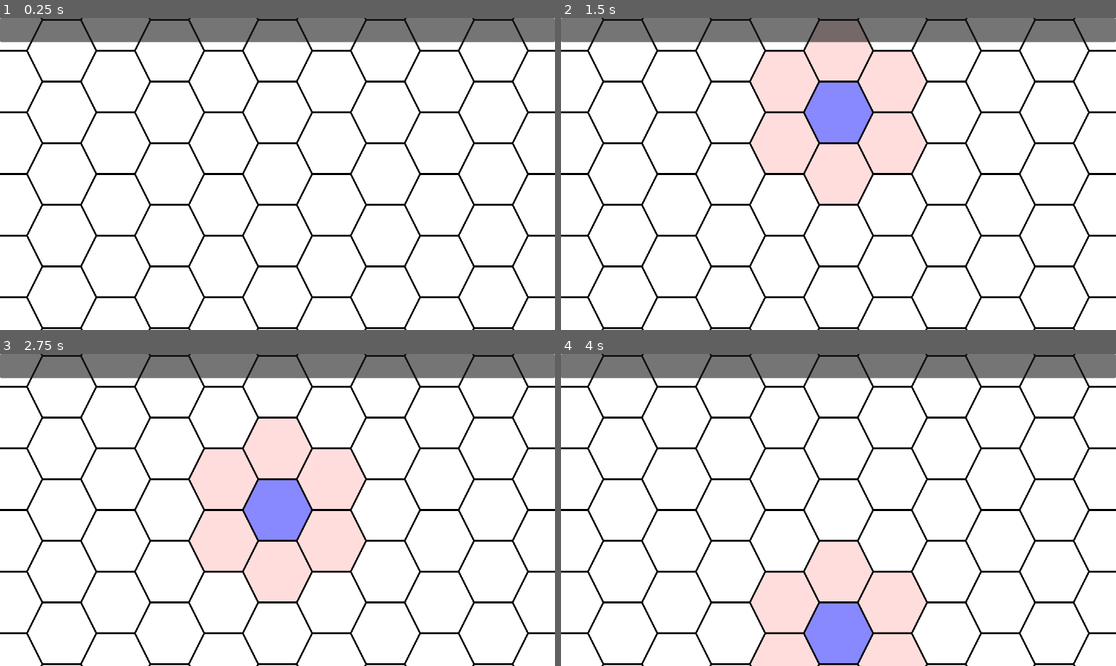
Above: before the commit, frames 1-4 (two rows, left to right).
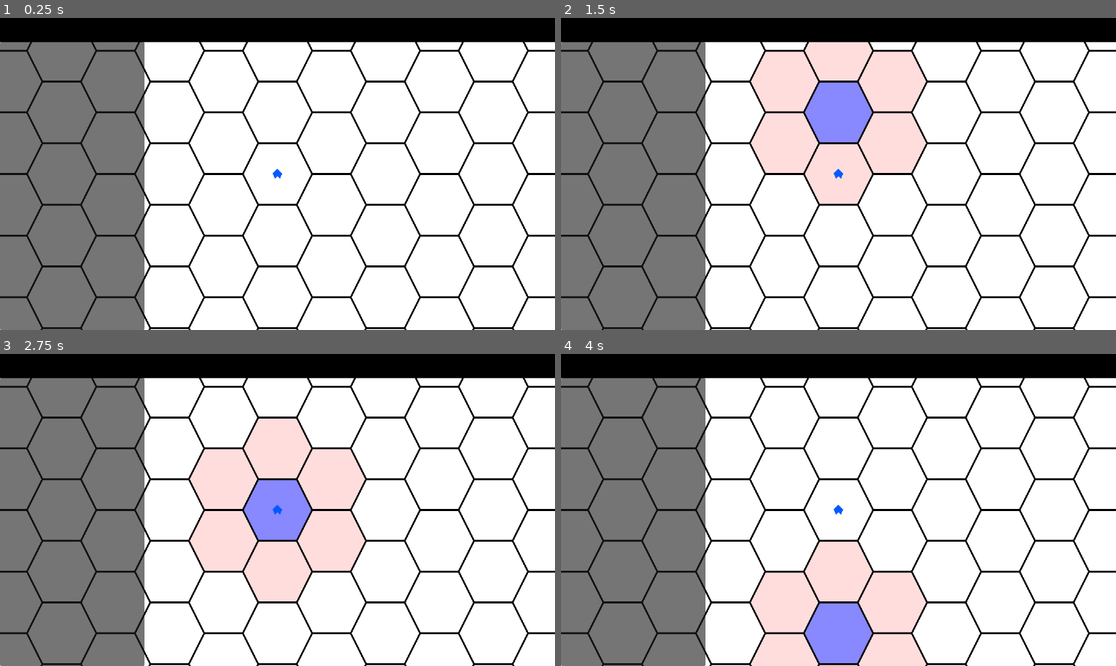
Above: after the commit, the same moments.

Repository: Drakosam/game_1
Game: Godot game, scene res://main_game_loop.tscn
Same seed, same stepped clock (60 frames per second), same inputs: the game is played once before the commit and once after it.
Inputs (mouse positions are in pixels of both pictures, inside the frame that each line leads up to):
- Up to frame 1 (0.25 s): no input
- Up to frame 2 (1.5 s): tap Enter at 0.5 s; move the mouse to (838, 49) at 0.52 s; click (838, 49) at 0.67 s; tap Space at 1.25 s; move the mouse to (838, 111) at 1.27 s; click (838, 111) at 1.42 s
- Up to frame 3 (2.75 s): tap Enter at 2 s; move the mouse to (277, 510) at 2.02 s; click (277, 510) at 2.17 s
- Up to frame 4 (4 s): tap Space at 2.75 s; move the mouse to (838, 572) at 2.77 s; click (838, 572) at 2.92 s; tap Enter at 3.5 s; move the mouse to (838, 634) at 3.52 s; click (838, 634) at 3.67 s

The runs differ from the first frame. In frame 1, 30% of the frame differs, in the area x 0-100%, y 0-100%; in frame 2, 30%; in frame 3, 30%; in frame 4, 30%.

Commit message:
-agent backend and place agent in world

Diff:
--- a/Actors/actor.gd
+++ b/Actors/actor.gd
@@ -2,6 +2,7 @@
 
 var role = 'actor'
 var core = 'actor_core'
+var tile_posytions = ''
 
 func _ready():
 	pass # Replace with function body.
--- /dev/null
+++ b/Backend/agent_backend.gd
@@ -0,0 +1,32 @@
+extends Node2D
+
+
+var AgentClass = preload("res://Actors/agent.tscn")
+
+signal update_agent_locations(agent_locations)
+
+func _ready():
+	pass
+
+
+func add_agent(agent_seed=null):
+	if agent_seed == null:
+		agent_seed = {}
+	var new_agent = AgentClass.instantiate()
+	add_child(new_agent)
+
+	if 'location' in agent_seed:
+		new_agent.tile_posytions = agent_seed['location']
+
+	if 'name' in agent_seed:
+		new_agent.name = agent_seed['name']
+
+	update_agent_posytion()
+
+
+func update_agent_posytion():
+	var agent_locations = []
+	for agent in get_children():
+		agent_locations.append(agent.tile_posytions)
+
+	emit_signal('update_agent_locations', agent_locations)
--- /dev/null
+++ b/Backend/agent_backend.tscn
@@ -0,0 +1,6 @@
+[gd_scene load_steps=2 format=3 uid="uid://bkvqc87m2xabn"]
+
+[ext_resource type="Script" path="res://Backend/agent_backend.gd" id="1_khong"]
+
+[node name="AgentBackend" type="Node2D"]
+script = ExtResource("1_khong")
--- /dev/null
+++ b/Backend/game_core.gd
@@ -0,0 +1,11 @@
+extends Node2D
+
+
+# Called when the node enters the scene tree for the first time.
+func _ready():
+	pass # Replace with function body.
+
+
+# Called every frame. 'delta' is the elapsed time since the previous frame.
+func _process(delta):
+	pass
--- a/Backend/game_core.tscn
+++ b/Backend/game_core.tscn
@@ -1,3 +1,6 @@
-[gd_scene format=3 uid="uid://bs5gxwsh0kkjn"]
+[gd_scene load_steps=2 format=3 uid="uid://bs5gxwsh0kkjn"]
+
+[ext_resource type="Script" path="res://Backend/game_core.gd" id="1_xikib"]
 
 [node name="GameCore" type="Node2D"]
+script = ExtResource("1_xikib")
--- /dev/null
+++ b/Backend/tile_backend.gd
@@ -0,0 +1,19 @@
+extends Node2D
+
+var tile_list = []
+
+func _ready():
+	pass
+
+
+func register_tile(tile):
+	tile_list.append(tile)
+
+
+func update_agent_posytions(agent_posytions):
+	for tile in tile_list:
+		if tile.name in agent_posytions:
+			tile.agent_in_region = true
+			print('agent in ', tile.name)
+		else:
+			tile.agent_in_region = false
--- /dev/null
+++ b/Backend/tile_backend.tscn
@@ -0,0 +1,6 @@
+[gd_scene load_steps=2 format=3 uid="uid://b5nsgnnmye12k"]
+
+[ext_resource type="Script" path="res://Backend/tile_backend.gd" id="1_qaa8m"]
+
+[node name="TileBackend" type="Node2D"]
+script = ExtResource("1_qaa8m")
--- /dev/null
+++ b/Interface/agent_panel.gd
@@ -0,0 +1,14 @@
+extends Panel
+
+signal view_is_blocked(status)
+
+func _ready():
+	pass
+
+
+func _on_scroll_container_mouse_entered():
+	emit_signal('view_is_blocked',true)
+
+
+func _on_scroll_container_mouse_exited():
+	emit_signal('view_is_blocked',false)
--- /dev/null
+++ b/Interface/agent_panel.tscn
@@ -0,0 +1,27 @@
+[gd_scene load_steps=2 format=3 uid="uid://67gvgut6iuqe"]
+
+[ext_resource type="Script" path="res://Interface/agent_panel.gd" id="1_nxdh4"]
+
+[node name="AgentPanel" type="Panel"]
+anchors_preset = 9
+anchor_bottom = 1.0
+offset_right = 300.0
+grow_vertical = 2
+script = ExtResource("1_nxdh4")
+
+[node name="ScrollContainer" type="ScrollContainer" parent="."]
+layout_mode = 1
+anchors_preset = 15
+anchor_right = 1.0
+anchor_bottom = 1.0
+grow_horizontal = 2
+grow_vertical = 2
+
+[node name="GridContainer" type="GridContainer" parent="ScrollContainer"]
+layout_mode = 2
+size_flags_horizontal = 3
+size_flags_vertical = 3
+columns = 2
+
+[connection signal="mouse_entered" from="ScrollContainer" to="." method="_on_scroll_container_mouse_entered"]
+[connection signal="mouse_exited" from="ScrollContainer" to="." method="_on_scroll_container_mouse_exited"]
--- /dev/null
+++ b/Interface/icons/agent_icone.tscn
@@ -0,0 +1,7 @@
+[gd_scene format=3 uid="uid://34hcuj10jbti"]
+
+[node name="AgentIcone" type="Node2D"]
+
+[node name="Polygon2D" type="Polygon2D" parent="."]
+color = Color(0, 0.356863, 1, 1)
+polygon = PackedVector2Array(-10, 0, -5, 11, 0, 5, 5, 11, 10, 0, 0, -10)
--- /dev/null
+++ b/Interface/top_panel.gd
@@ -0,0 +1,14 @@
+extends Panel
+
+signal view_is_blocked(status)
+
+func _ready():
+	pass
+
+
+func _mouse_entered():
+	emit_signal('view_is_blocked',true)
+
+
+func _mouse_exited():
+	emit_signal('view_is_blocked',false)
--- a/Interface/top_panel.tscn
+++ b/Interface/top_panel.tscn
@@ -1,7 +1,25 @@
-[gd_scene format=3 uid="uid://f1a2s13oeo64"]
+[gd_scene load_steps=3 format=3 uid="uid://f1a2s13oeo64"]
+
+[ext_resource type="Script" path="res://Interface/top_panel.gd" id="1_35njj"]
+
+[sub_resource type="StyleBoxFlat" id="StyleBoxFlat_03mbx"]
+bg_color = Color(0, 0, 0, 1)
 
 [node name="TopPanel" type="Panel"]
 anchors_preset = 10
 anchor_right = 1.0
 offset_bottom = 50.0
 grow_horizontal = 2
+theme_override_styles/panel = SubResource("StyleBoxFlat_03mbx")
+script = ExtResource("1_35njj")
+
+[node name="HBoxContainer" type="HBoxContainer" parent="."]
+layout_mode = 1
+anchors_preset = 15
+anchor_right = 1.0
+anchor_bottom = 1.0
+grow_horizontal = 2
+grow_vertical = 2
+
+[connection signal="mouse_entered" from="HBoxContainer" to="." method="_mouse_entered"]
+[connection signal="mouse_exited" from="HBoxContainer" to="." method="_mouse_exited"]
--- a/World/world_level.gd
+++ b/World/world_level.gd
@@ -2,8 +2,15 @@
 
 var Tile = preload("res://World/world_tile.tscn")
 
+signal registerTile(tile)
+
 func _ready():
 	pass
+
+
+func view_is_bloced(status):
+	for child in get_children():
+		child.view_is_bloced(status)
 
 
 func set_level_with_size(level_size):
@@ -19,8 +26,8 @@
 
 			if ii < level_size:
 				break
-			draw_hex_line(ii, (hex_d-16)*(i+1), -hex_d/2*ii+hex_d/2, str(name)+'_LR'+str(i)+"_")
-			draw_hex_line(ii, (-hex_d+16)*(i+1), -hex_d/2*ii+hex_d/2, str(name)+'_LL'+str(i)+"_")
+			draw_hex_line(ii, (hex_d-16)*(i+1), int(-float(hex_d)/2*ii+float(hex_d)/2), str(name)+'_LR'+str(i)+"_")
+			draw_hex_line(ii, (-hex_d+16)*(i+1), int(-float(hex_d)/2*ii+float(hex_d)/2), str(name)+'_LL'+str(i)+"_")
 
 
 func _picked_hex_proc(hex_name, pick_position):
@@ -41,3 +48,5 @@
 	add_child(new_tile)
 	new_tile.connect('picked_hex',_picked_hex_proc)
 	new_tile.set_my_name(tile_name)
+
+	emit_signal('registerTile', new_tile)
--- a/World/world_map.gd
+++ b/World/world_map.gd
@@ -1,6 +1,9 @@
 extends Node2D
 
 var show_lvl = 4
+var list_level = []
+
+signal registerTile(tile)
 
 func _ready():
 	$CloudLevel.set_level_with_size(3)
@@ -11,6 +14,13 @@
 	$DeapUndergroundLvel.set_level_with_size(4)
 	$UnderCitysLevel.set_level_with_size(4)
 
+	list_level = [$CloudLevel,$TopLevel,$CommerceLevel,$BaseLevel,
+	$UndergroundLevel,$DeapUndergroundLvel,$UnderCitysLevel]
+
+
+func view_is_bloced(status):
+	for item in list_level:
+		item.view_is_bloced(status)
 
 func _input(event):
 	if (event is InputEventKey) and Input.is_key_pressed(KEY_KP_ADD) :
@@ -27,12 +37,13 @@
 	elif show_lvl > 7 :
 		show_lvl = 7
 
-	var list_level = [$CloudLevel,$TopLevel,$CommerceLevel,$BaseLevel,
-	$UndergroundLevel,$DeapUndergroundLvel,$UnderCitysLevel]
-
 	for i in range(1,8):
 		if i == show_lvl:
 			list_level[i-1].visible = true
 			print(list_level[i-1].name)
 		else:
 			list_level[i-1].visible = false
+
+
+func _registerTile(tile):
+	emit_signal('registerTile',tile)
--- a/World/world_map.tscn
+++ b/World/world_map.tscn
@@ -25,3 +25,11 @@
 
 [node name="UnderCitysLevel" parent="." instance=ExtResource("2_r0rki")]
 visible = false
+
+[connection signal="registerTile" from="CloudLevel" to="." method="_registerTile"]
+[connection signal="registerTile" from="TopLevel" to="." method="_registerTile"]
+[connection signal="registerTile" from="CommerceLevel" to="." method="_registerTile"]
+[connection signal="registerTile" from="BaseLevel" to="." method="_registerTile"]
+[connection signal="registerTile" from="UndergroundLevel" to="." method="_registerTile"]
+[connection signal="registerTile" from="DeapUndergroundLvel" to="." method="_registerTile"]
+[connection signal="registerTile" from="UnderCitysLevel" to="." method="_registerTile"]
--- a/World/world_tile.gd
+++ b/World/world_tile.gd
@@ -3,7 +3,9 @@
 var focus = false
 var picked = false
 var picked_neighborhood = false
-var my_name = ''
+var view_is_blocked = false
+
+var agent_in_region = false
 
 var rng = RandomNumberGenerator.new()
 
@@ -11,6 +13,7 @@
 
 func _ready():
 	pass
+
 
 func _on_area_2d_mouse_entered():
 	focus = true
@@ -21,13 +24,14 @@
 
 
 func _input(event):
-	if focus:
+	if focus and not view_is_blocked:
 		if (event is InputEventMouseButton) and Input.is_mouse_button_pressed(MOUSE_BUTTON_LEFT) :
-			emit_signal("picked_hex", my_name, position)
+			emit_signal("picked_hex", name, position)
+			print('region picked :: ', name)
 
 
 func hex_has_ben_picked(hex_name, pick_position):
-	if hex_name == my_name:
+	if hex_name == name:
 		picked = true
 	else :
 		picked = false
@@ -38,12 +42,13 @@
 		picked_neighborhood = false
 
 
-func _process(delta):
-	if picked and focus:
+func _process(_delta):
+
+	if picked and focus and not view_is_blocked:
 		$TileFront.color = Color('#8888ff')
-	elif picked_neighborhood and focus:
+	elif picked_neighborhood and focus and not view_is_blocked:
 		$TileFront.color = Color('#ff8888')
-	elif focus:
+	elif focus and not view_is_blocked:
 		$TileFront.color = Color('#ddddff')
 	elif picked :
 		$TileFront.color = Color('#888888')
@@ -52,8 +57,15 @@
 	else:
 		$TileFront.color = Color('#ffffff')
 
+	if agent_in_region :
+		$AgentIcone.visible = true
+	else:
+		$AgentIcone.visible = false
+
+func view_is_bloced(status):
+	view_is_blocked = status
 
 func set_my_name(my_new_name):
-	my_name = my_new_name
-	if rng.randi_range(1,20)< 5 and ('UnderCity' in my_name):
+	name = my_new_name
+	if rng.randi_range(1, 20)< 5 and ('UnderCity' in name):
 		visible = false
--- a/World/world_tile.tscn
+++ b/World/world_tile.tscn
@@ -1,6 +1,7 @@
-[gd_scene load_steps=2 format=3 uid="uid://cqoew2ua2jec8"]
+[gd_scene load_steps=3 format=3 uid="uid://cqoew2ua2jec8"]
 
 [ext_resource type="Script" path="res://World/world_tile.gd" id="1_7n57k"]
+[ext_resource type="PackedScene" uid="uid://34hcuj10jbti" path="res://Interface/icons/agent_icone.tscn" id="2_vkqww"]
 
 [node name="WorldTile" type="Node2D"]
 script = ExtResource("1_7n57k")
@@ -18,5 +19,8 @@
 position = Vector2(0, 3)
 polygon = PackedVector2Array(72, -3, 40, -67, -40, -67, -72, -3, -40, 61, 40, 61)
 
+[node name="AgentIcone" parent="." instance=ExtResource("2_vkqww")]
+position = Vector2(0, -1)
+
 [connection signal="mouse_entered" from="Area2D" to="." method="_on_area_2d_mouse_entered"]
 [connection signal="mouse_exited" from="Area2D" to="." method="_on_area_2d_mouse_exited"]
--- a/main_game_loop.gd
+++ b/main_game_loop.gd
@@ -2,4 +2,31 @@
 #Arcology city
 
 func _ready():
-	pass
+	$AgentBackend.add_agent({
+		'location':'BaseLevel_LC0_5',
+		'name':'Agent_001'
+	})
+	$AgentBackend.add_agent({
+		'location':'BaseLevel_LC0_5',
+		'name':'Agent_002'
+	})
+	$AgentBackend.add_agent({
+		'location':'BaseLevel_LC0_5',
+		'name':'Agent_003'
+	})
+	$AgentBackend.add_agent({
+		'location':'BaseLevel_LC0_5',
+		'name':'Agent_004'
+	})
+
+
+func _on_world_map_register_tile(tile):
+	$TileBackend.register_tile(tile)
+
+
+func _on_agent_backend_update_agent_locations(agent_locations):
+	$TileBackend.update_agent_posytions(agent_locations)
+
+
+func _on_view_is_blocked(status):
+	$WorldMap.view_is_bloced(status)
--- a/main_game_loop.tscn
+++ b/main_game_loop.tscn
@@ -1,9 +1,12 @@
-[gd_scene load_steps=5 format=3 uid="uid://b8ewnoxo6fl2b"]
+[gd_scene load_steps=8 format=3 uid="uid://b8ewnoxo6fl2b"]
 
 [ext_resource type="Script" path="res://main_game_loop.gd" id="1_2jap4"]
 [ext_resource type="PackedScene" uid="uid://f1a2s13oeo64" path="res://Interface/top_panel.tscn" id="1_qrgga"]
 [ext_resource type="PackedScene" uid="uid://d1qfn71lciogl" path="res://World/world_map.tscn" id="2_r1j80"]
+[ext_resource type="PackedScene" uid="uid://67gvgut6iuqe" path="res://Interface/agent_panel.tscn" id="3_ukb6n"]
 [ext_resource type="PackedScene" uid="uid://8p2dls85kh8" path="res://Interface/camera_2d.tscn" id="4_waeu0"]
+[ext_resource type="PackedScene" uid="uid://b5nsgnnmye12k" path="res://Backend/tile_backend.tscn" id="5_m6o2q"]
+[ext_resource type="PackedScene" uid="uid://bkvqc87m2xabn" path="res://Backend/agent_backend.tscn" id="6_hhaky"]
 
 [node name="MainGameLoop" type="Node2D"]
 script = ExtResource("1_2jap4")
@@ -12,6 +15,18 @@
 
 [node name="TopPanel" parent="CanvasLayer" instance=ExtResource("1_qrgga")]
 
+[node name="AgentPanel" parent="CanvasLayer" instance=ExtResource("3_ukb6n")]
+offset_top = 50.0
+
 [node name="WorldMap" parent="." instance=ExtResource("2_r1j80")]
 
 [node name="Camera2D" parent="." instance=ExtResource("4_waeu0")]
+
+[node name="TileBackend" parent="." instance=ExtResource("5_m6o2q")]
+
+[node name="AgentBackend" parent="." instance=ExtResource("6_hhaky")]
+
+[connection signal="view_is_blocked" from="CanvasLayer/TopPanel" to="." method="_on_view_is_blocked"]
+[connection signal="view_is_blocked" from="CanvasLayer/AgentPanel" to="." method="_on_view_is_blocked"]
+[connection signal="registerTile" from="WorldMap" to="." method="_on_world_map_register_tile"]
+[connection signal="update_agent_locations" from="AgentBackend" to="." method="_on_agent_backend_update_agent_locations"]
